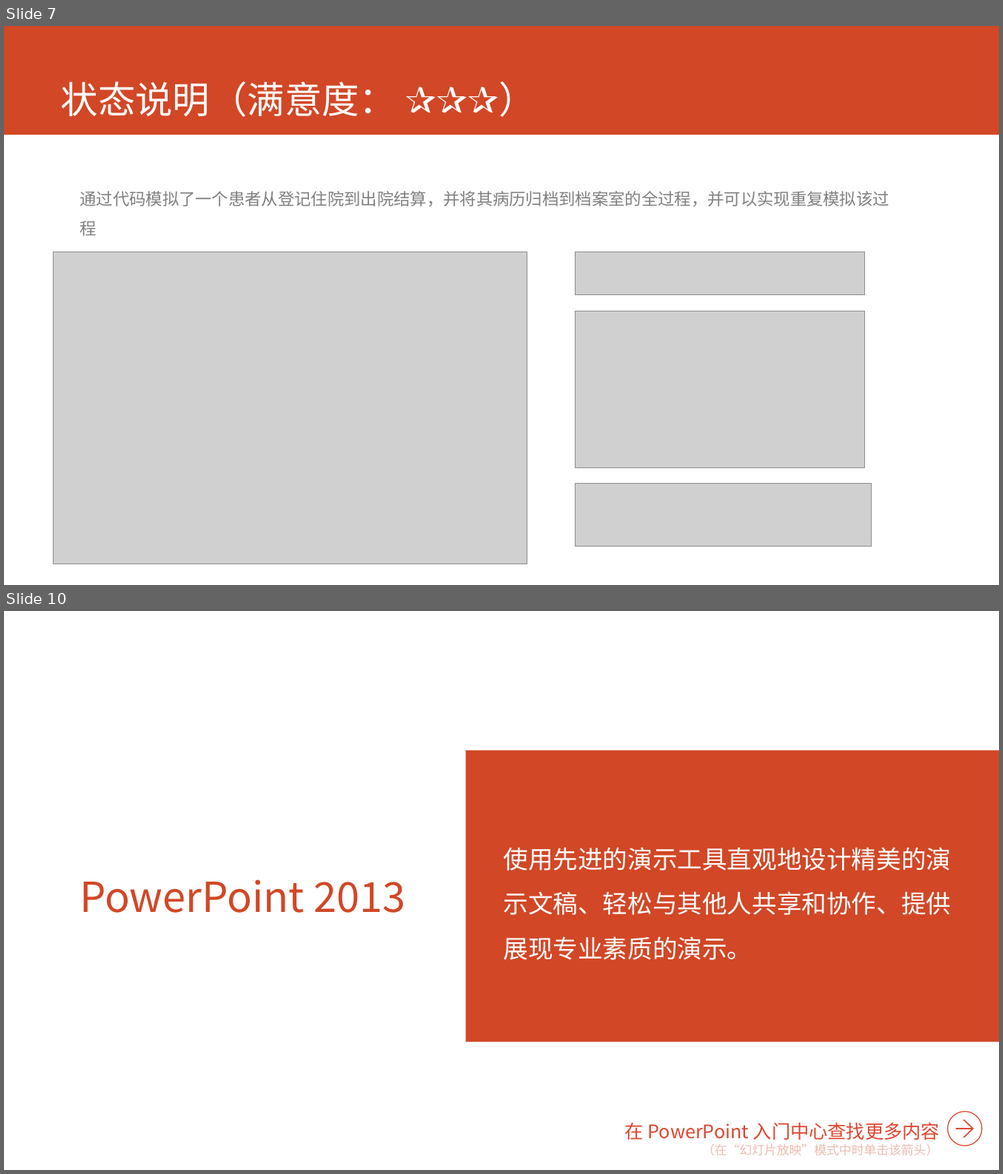
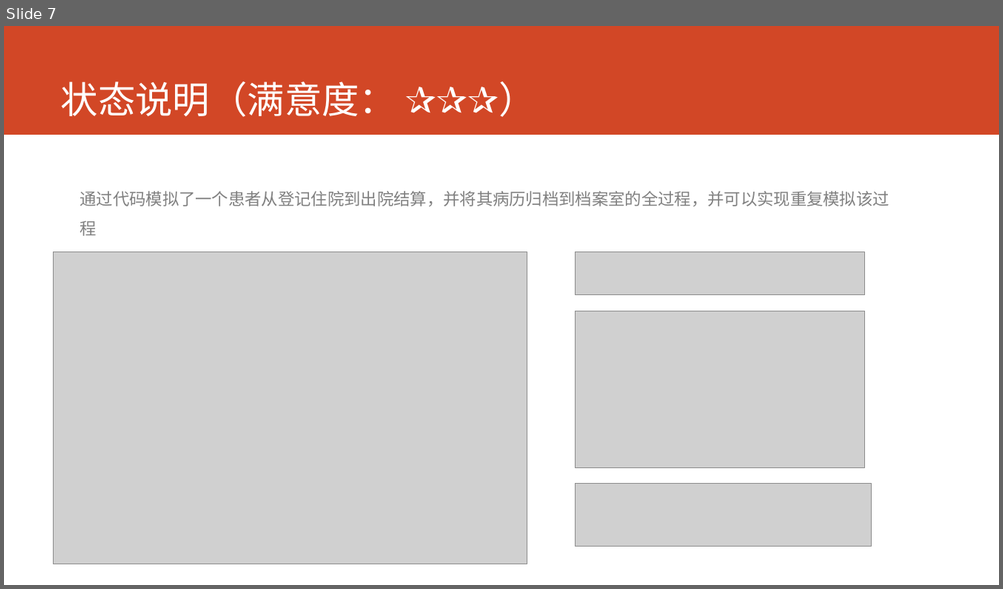
Before and after one commit to AppSecAI-TEST/hospital, a slide deck: doc/状态报告 2017-2-27.pptx. Shown one above the other, each under a label of ours: slides 7 and 10 before the commit, slide 7 after it; the slides between them are not shown. The pictures are 1003x1174 and 1003x589 pixels, drawn with LibreOffice and Linux fonts; fonts in the diff are those of the drawing; grey boxes stand for pictures. Boxes give left, top, right and bottom in pixels: in the first picture for what was removed or moved away, otherwise in the second. Text is boxed around its words. In the diff, an @@ line names an element or a change of style, - is before the commit and + after.

```diff
--- a/doc/状态报告 2017-2-27.pptx
+++ b/doc/状态报告 2017-2-27.pptx
@@ slide 10 removed at bbox=[4, 611, 999, 1170], background #FFFFFF @@
@@ rectangle removed at bbox=[466, 751, 999, 1042] @@
@@ text removed at bbox=[504, 847, 951, 960] @@
-使用先进的演示工具直观地设计精美的演示文稿、轻松与其他人共享和协作、提供展现专业素质的演示。
@@ title removed at bbox=[79, 880, 405, 913] @@
-PowerPoint 2013
@@ freeform shape removed at bbox=[947, 1112, 982, 1147] @@
@@ text removed at bbox=[625, 1122, 939, 1140] @@
-在 PowerPoint 入门中心查找更多内容
@@ text removed at bbox=[702, 1145, 938, 1156] @@
-（在“幻灯片放映”模式中时单击该箭头）
```
Also in this commit, not shown: 6 slides changed, 2 slides added.
